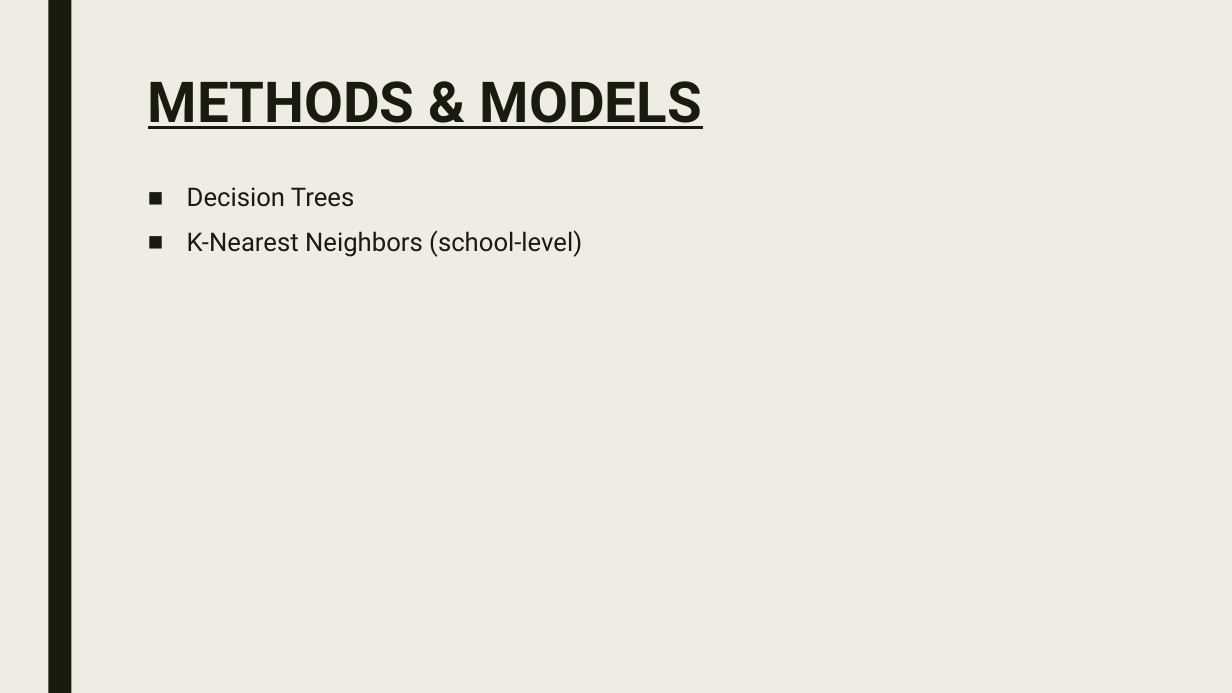
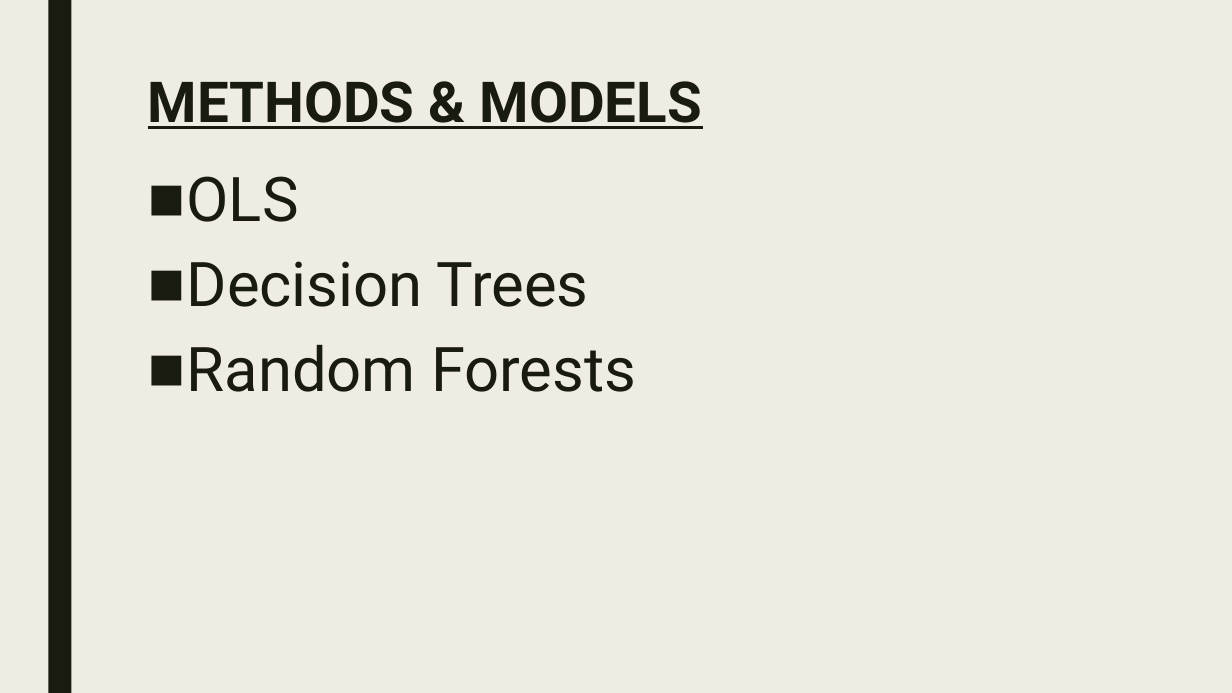
Before and after one commit to Sun-Kev/MACS30200proj, a slide deck: slide 8 of Proposal/proposal_slides.pptx. Drawn at 1232x693 pixels with LibreOffice and Linux fonts; fonts in the diff are those of the drawing. Boxes give left, top, right and bottom in pixels: in the first picture for what was removed or moved away, otherwise in the second. Text is boxed around its words. In the diff, an @@ line names an element or a change of style, - is before the commit and + after.

```diff
--- a/Proposal/proposal_slides.pptx
+++ b/Proposal/proposal_slides.pptx
@@ text "OLS": place and size @@
-text "OLS" at (187, 187, 582, 257)
+text "OLS" at (187, 176, 636, 392)
@@ text at (187, 176, 299, 222): paragraph added @@
+■ OLS
@@ text at (187, 261, 589, 307): size 20 to 48 pt in "Decision Trees" @@
@@ text at (187, 344, 636, 392): text changed; size 20 to 48 pt @@
-■ K-Nearest Neighbors (school-level)
+■ Random Forests
```
Also in this commit, not shown: 4 other slides changed, 2 slides added, 3 slides removed.
